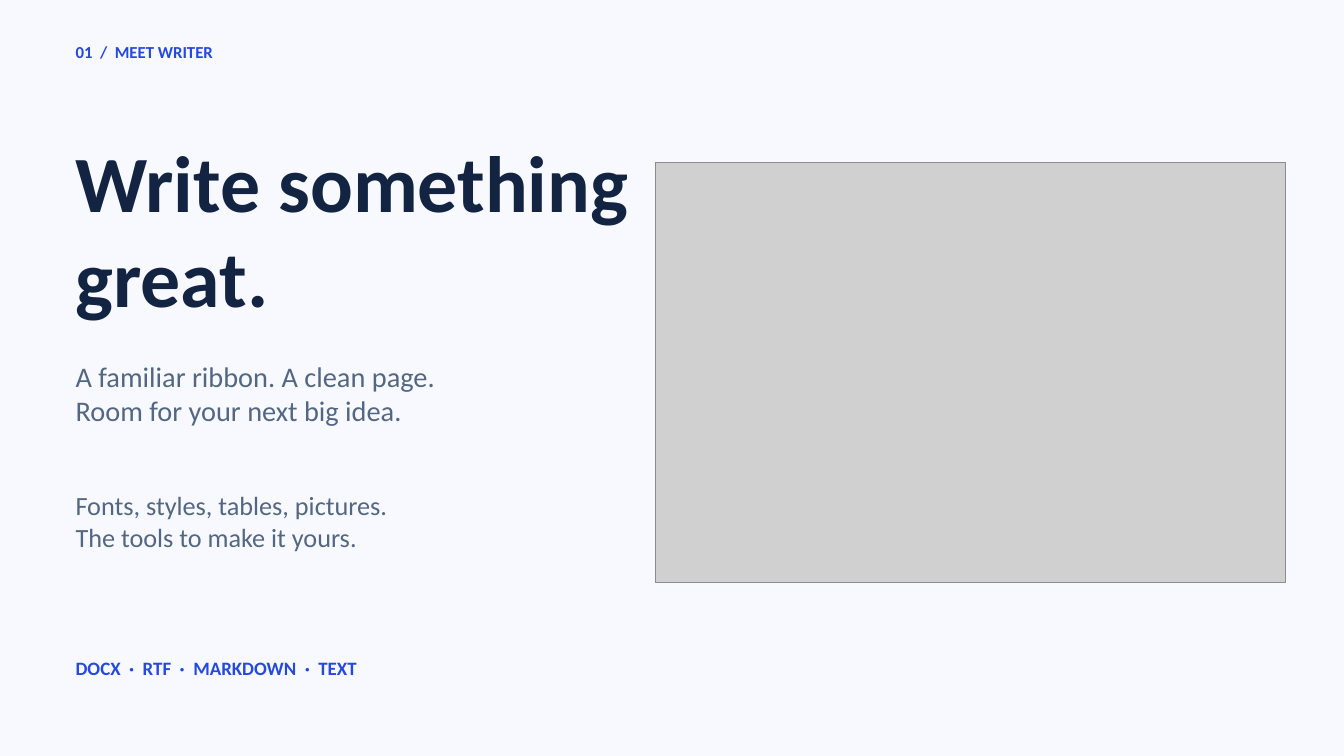
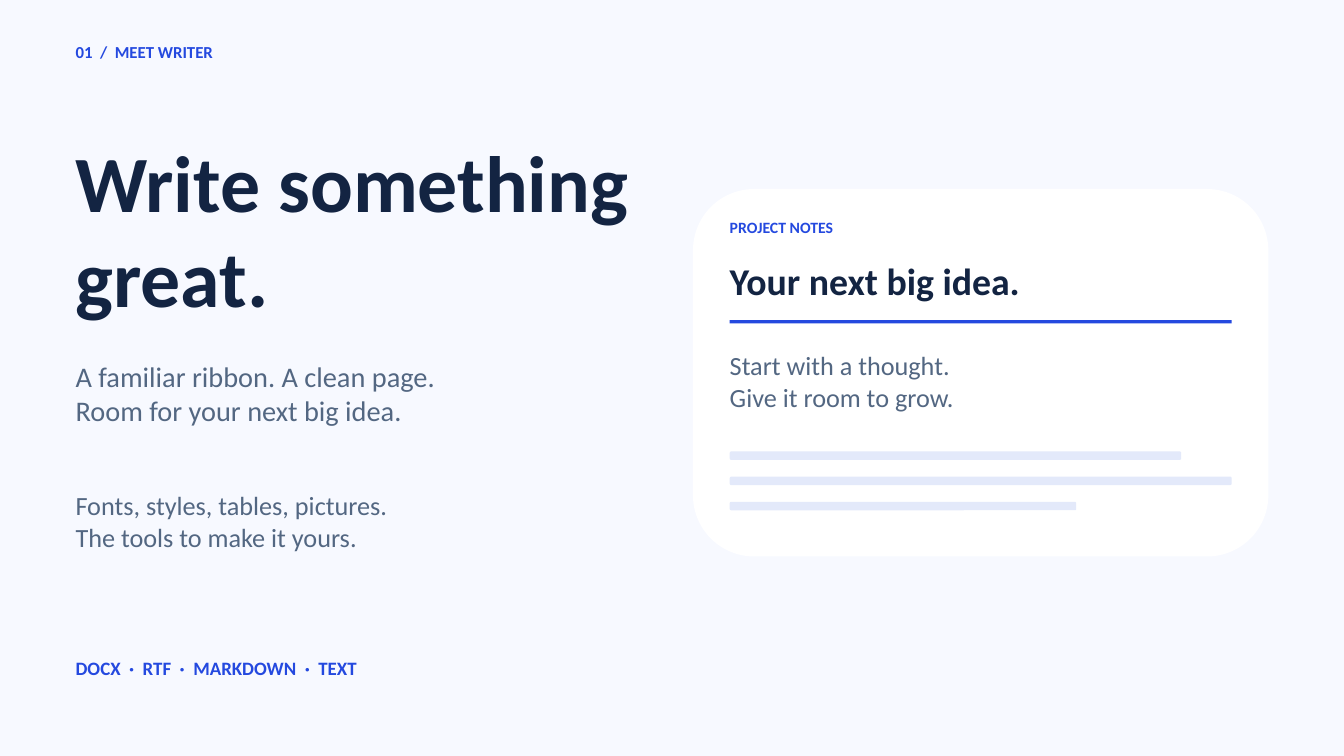
Before and after one commit to starling-build/openoffice, a slide deck: slide 2 of slides/landing-wide.pptx. Drawn at 1344x756 pixels with LibreOffice and Linux fonts; fonts in the diff are those of the drawing; grey boxes stand for pictures. Boxes give left, top, right and bottom in pixels: in the first picture for what was removed or moved away, otherwise in the second. Text is boxed around its words. In the diff, an @@ line names an element or a change of style, - is before the commit and + after.

```diff
--- a/slides/landing-wide.pptx
+++ b/slides/landing-wide.pptx
@@ picture removed at box(655, 163, 1285, 583) @@
@@ rounded rectangle added at box(693, 189, 1268, 556), fill #FFFFFF @@
@@ text added at box(730, 222, 833, 233), 15 pt, text #2449DF, bold @@
+PROJECT NOTES
@@ text added at box(730, 268, 1020, 302), 36 pt, text #132442, bold @@
+Your next big idea.
@@ rectangle added at box(729, 321, 1231, 324), fill #2449DF @@
@@ text added at box(730, 357, 953, 412), 25 pt, text #536782 @@
+Start with a thought.
+Give it room to grow.
@@ rounded rectangle added at box(729, 451, 1181, 460), fill #E3E9FA @@
@@ rounded rectangle added at box(729, 477, 1231, 485), fill #E3E9FA @@
@@ rounded rectangle added at box(729, 502, 1076, 510), fill #E3E9FA @@
```
Also in this commit, not shown: 41 other files.
